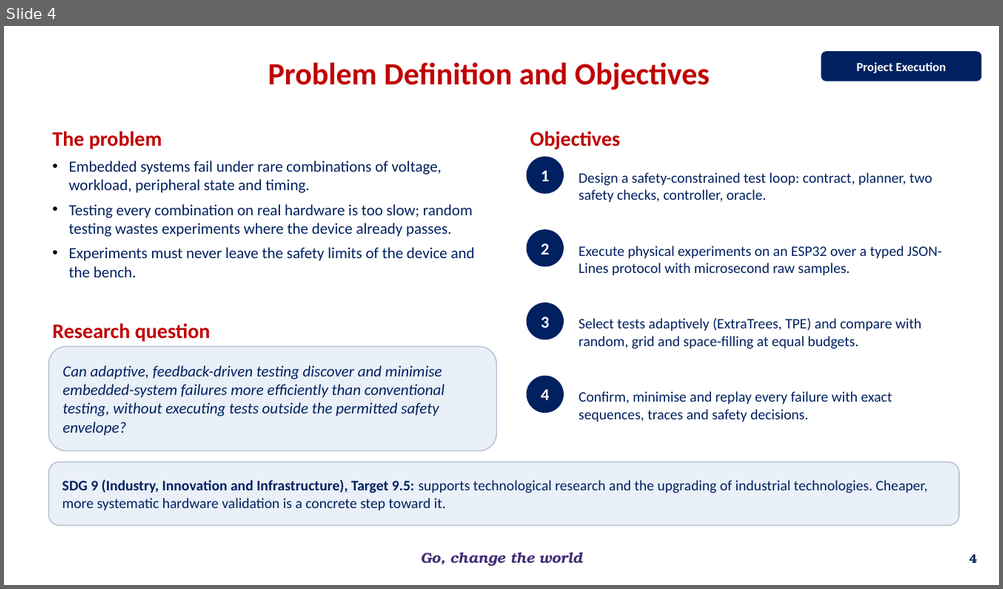
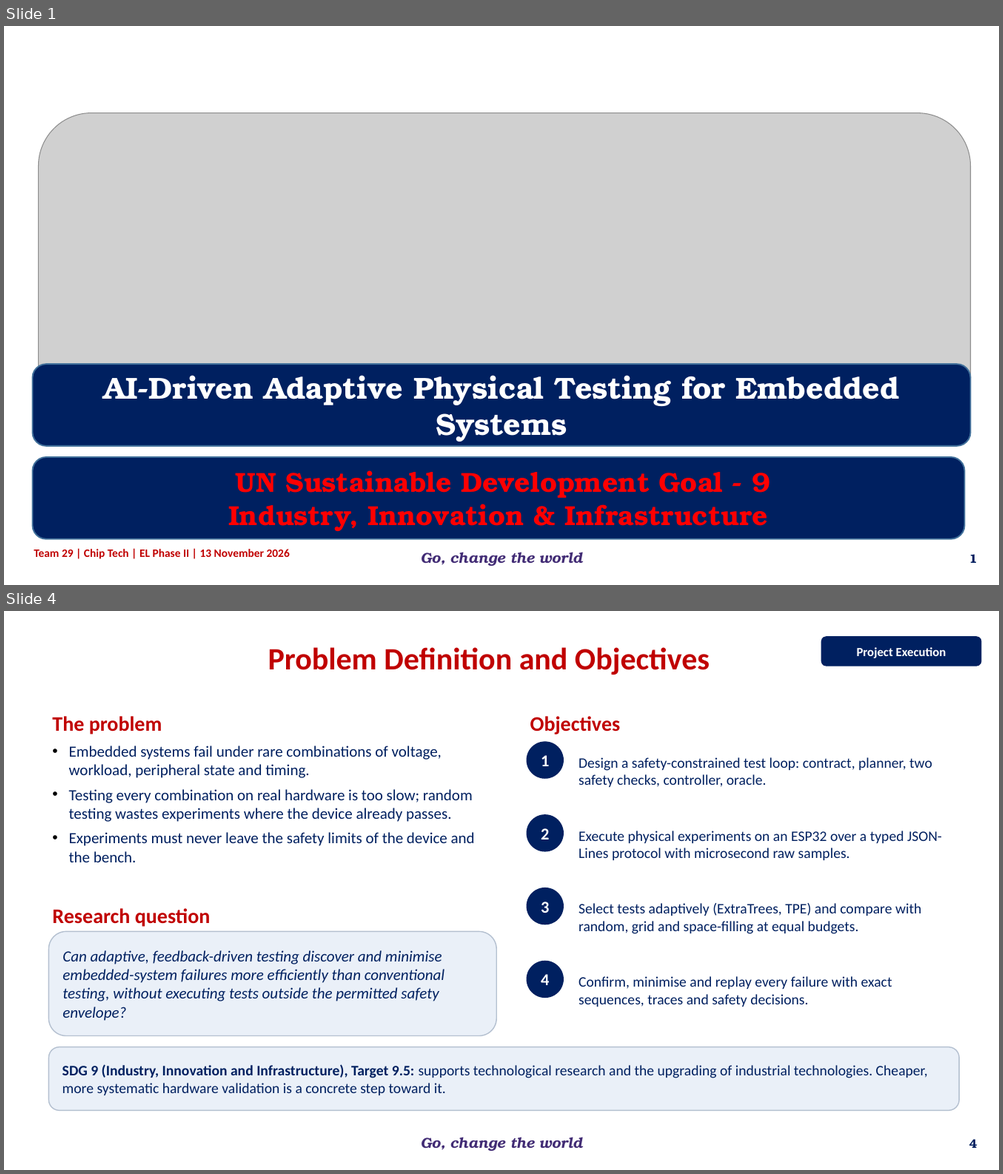
Before and after one commit to overclocked-2124/ChipCheck, a slide deck: docs/presentation/AI-Driven Adaptive Physical Testing for Embedded Systems - Phase 2.pptx. Shown one above the other, each under a label of ours: slide 4 before the commit, slides 1 and 4 after it; the slides between them are not shown. The pictures are 1003x589 and 1003x1174 pixels, drawn with LibreOffice and Linux fonts; fonts in the diff are those of the drawing; grey boxes stand for pictures; background and template pictures are left out. Boxes give left, top, right and bottom in pixels: in the first picture for what was removed or moved away, otherwise in the second. Text is boxed around its words. In the diff, an @@ line names an element or a change of style, - is before the commit and + after.

```diff
--- a/docs/presentation/AI-Driven Adaptive Physical Testing for Embedded Systems - Phase 2.pptx
+++ b/docs/presentation/AI-Driven Adaptive Physical Testing for Embedded Systems - Phase 2.pptx
@@ slide 1 added at [4,26,999,585], background #FFFFFF; not listed: 1 template element that a slide beside it also shows @@
@@ picture added at [38,113,970,431] @@
@@ rounded rectangle added at [32,365,970,447], fill #002060, outline #42719B 1.33 pt, 29.3 pt, text #FFFFFF, bold @@
+AI-Driven Adaptive Physical Testing for Embedded Systems
@@ rounded rectangle added at [32,457,965,540], fill #002060, outline #42719B 1.33 pt, 26.7 pt, text #FF0000, bold @@
+UN Sustainable Development Goal - 9
+Industry, Innovation & Infrastructure
@@ text added at [34,549,290,560], 11 pt, text #C00000, bold @@
+Team 29 | Chip Tech | EL Phase II | 13 November 2026
@@ page number added at [969,554,977,563], 12 pt, text #002060, bold @@
+1
```
Also in this commit, not shown: 2 slides changed, 1 other slide added, 1 slide removed.
